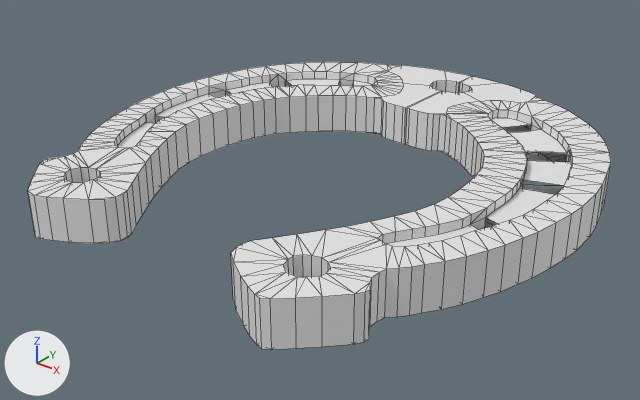
The Blender file Models/Misc/Horseshoe_Brian.blend, before and after one commit.
Both versions are drawn from a camera (50 mm lens) standing at (1.356, -1.74, 1.233) and looking at (-0.01, -0.032, 0.174). Arrows for +X, +Y and +Z are at lower left; the lights stay in place. Mesh edges are drawn as thin lines.
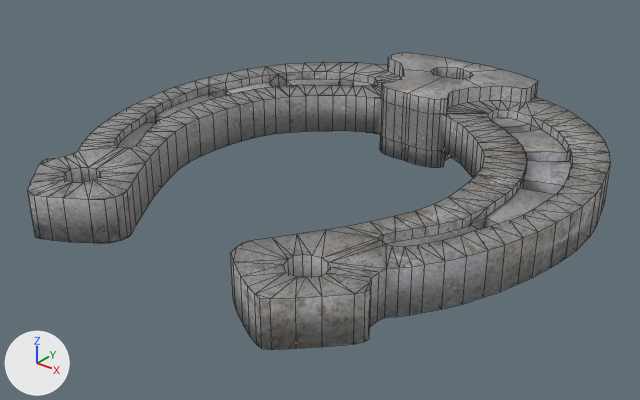
Commit message: Assets for horseshoe model added - Brian

Diff of the bpy script that builds the scene:
```diff
--- a/Models/Misc/Horseshoe_Brian.blend.py
+++ b/Models/Misc/Horseshoe_Brian.blend.py
@@ img_horseshoe_metal_brian_jpg @@
+img_horseshoe_metal_brian_jpg = load_image('Horseshoe_metal_Brian.jpg', '../../Materials/Outdoors/Horseshoe_metal_Brian.jpg', 1600, 1102, 'sRGB')
@@ mat_horseshoe_metal_brian_jpg @@
+mat_horseshoe_metal_brian_jpg = principled_material('Horseshoe_metal_Brian.jpg')
+mat_horseshoe_metal_brian_jpg.texture = img_horseshoe_metal_brian_jpg
@@ me_plane @@
 # used by ob_plane; location = (0.0, 0.0, 0.0)
-me_plane.from_pydata(...)  # 508 vertices, 559 faces; spans x 0.0..0.682, y -0.687..0.756, z 0.213..0.329
+me_plane.from_pydata(...)  # 1156 vertices, 1294 faces; spans x -0.682..0.682, y -0.687..0.756, z 0.159..0.374
+# me_plane part 1: 4 vertices moved from x 0.001..0.002, y 0.367..0.567, z 0.213..0.329 to x 0.012..0.016, y 0.367..0.568, z 0.159..0.374; 2 vertices removed from x 0.002, y 0.672, z 0.213..0.329; 648 vertices added at x -0.682..0.256, y -0.687..0.756, z 0.159..0.374
+# me_plane part 2: 539 faces spanning x 0.0..0.682, y -0.687..0.756, z 0.213..0.329 switch from no material to mat_horseshoe_metal_brian_jpg (picture img_horseshoe_metal_brian_jpg)
@@ ob_plane @@
 ob_plane.location = (0.0, 0.0, 0.0)
-_m = ob_plane.modifiers.new('Mirror', 'MIRROR')
```

Location of each change, [x1, y1, x2, y2] in pixels of the pictures (640 x 400 px):
'Plane', reshaped, modifiers changed: before [28, 62, 611, 350]; after [28, 52, 611, 350]
part 1 of me_plane, built on: before [381, 71, 498, 145]; after [28, 52, 538, 243]
part 2 of me_plane, recoloured (white to grey): [231, 96, 611, 350] in both
